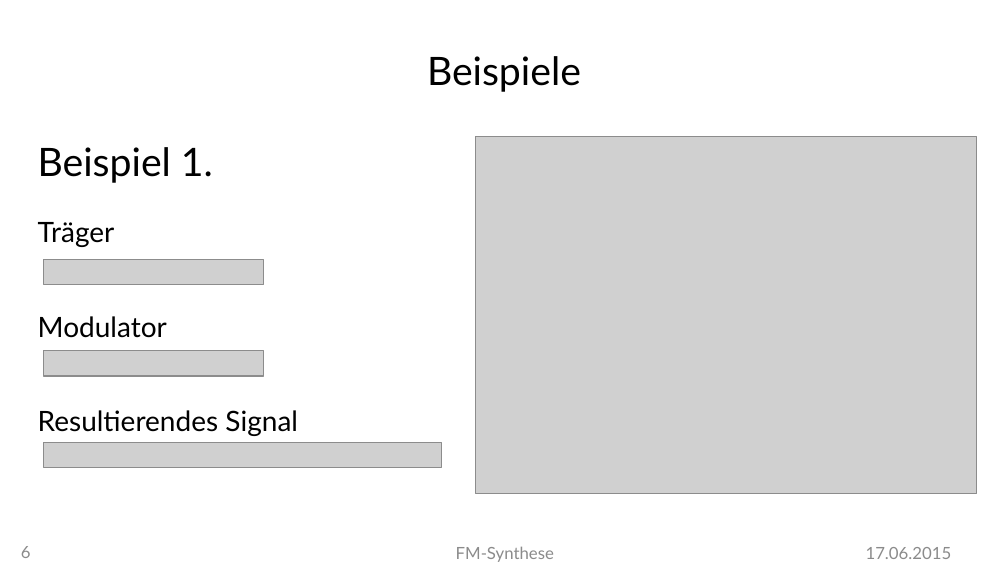
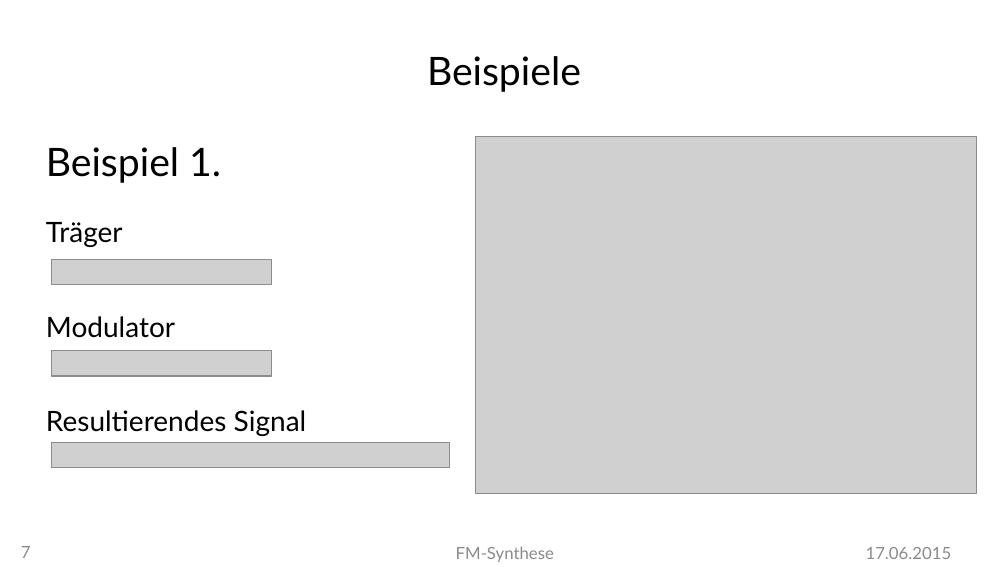
Before and after one commit to MBulli/VSeminar, a slide deck: slide 7 of Praesentation/FMSynthese-Julius.pptx (slide 6 before the commit). Drawn at 1008x567 pixels with LibreOffice and Linux fonts; fonts in the diff are those of the drawing; grey boxes stand for pictures; background and template pictures are left out. Boxes give left, top, right and bottom in pixels: in the first picture for what was removed or moved away, otherwise in the second. Text is boxed around its words. In the diff, an @@ line names an element or a change of style, - is before the commit and + after.

Commit message:
Even more presentation stuff, and dx7 text

```diff
--- a/Praesentation/FMSynthese-Julius.pptx
+++ b/Praesentation/FMSynthese-Julius.pptx
@@ 3 pictures, 1 text: place and size @@
-3 pictures, 1 text at [38,147,442,468]
+3 pictures, 1 text at [46,147,450,468]
@@ page number at [21,546,31,558]: text changed @@
-6
+7
```
Also in this commit, not shown: 17 other slides changed, 5 slides added, 5 other files.
